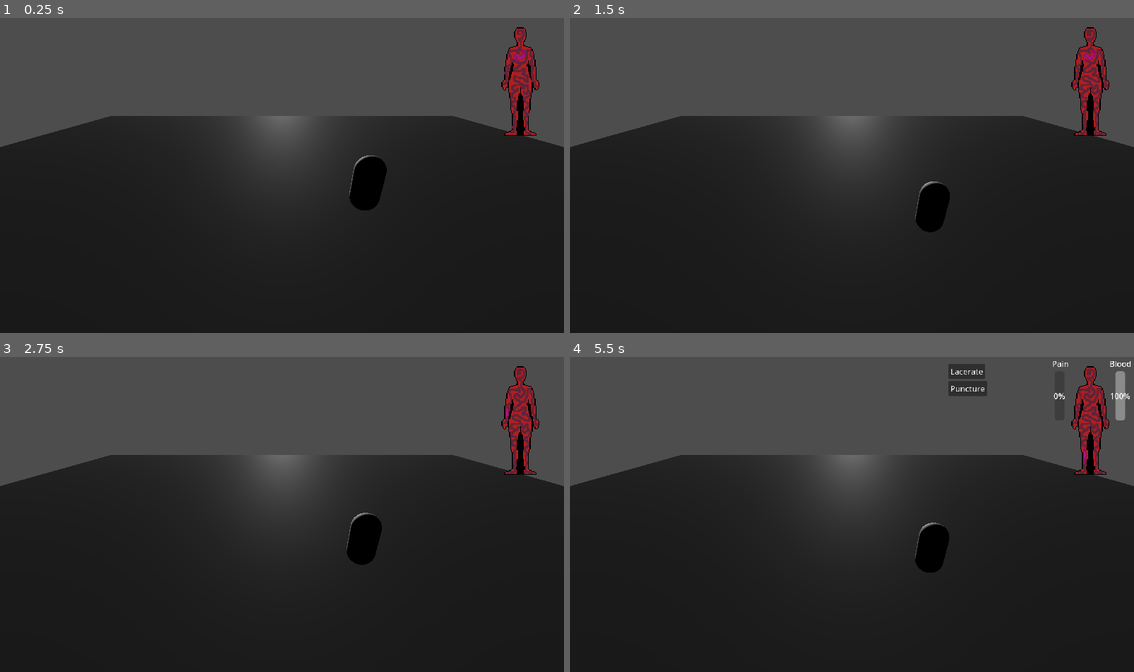
Above: before the commit, frames 1-4 (two rows, left to right).
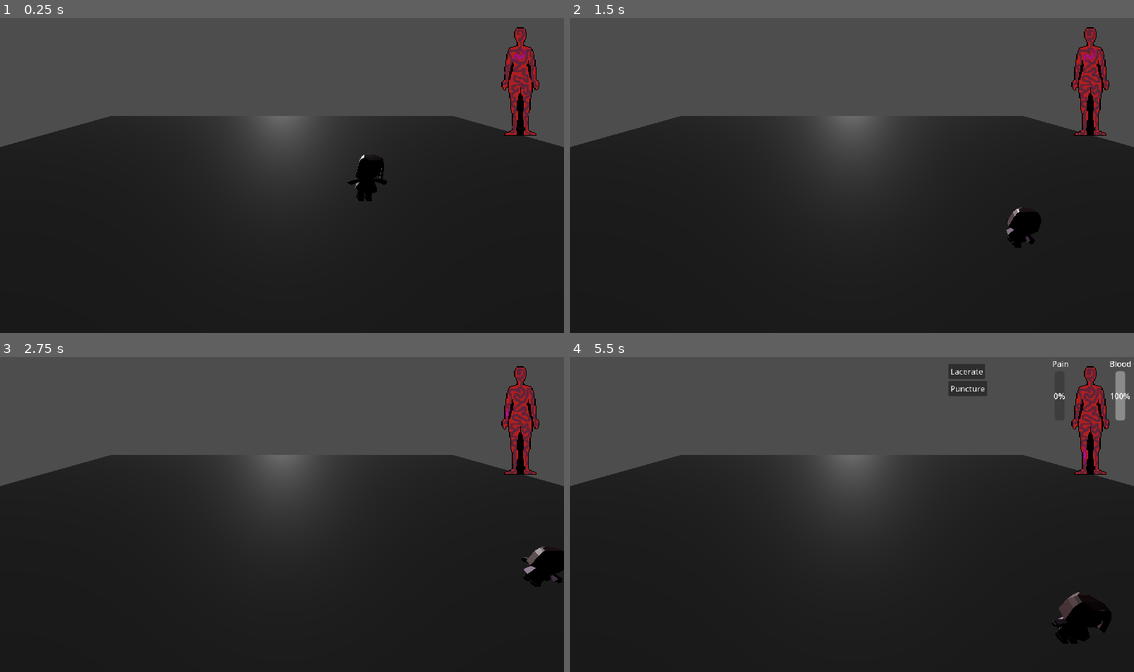
Above: after the commit, the same moments.

Repository: vekim00100/ARTG-170-Game-Jam-I
Game: Godot game, scene res://scenes/main.tscn
Two runs of this game, one before a commit and one after it. Both use one fixed random seed, a clock stepped at 60 frames per second and the inputs below.
Inputs (mouse positions are in pixels of both pictures, inside the frame that each line leads up to):
- Up to frame 1 (0.25 s): no input
- Up to frame 2 (1.5 s): tap Enter (ui_accept) at 0.5, 0.6, 0.77, 1.07 s; move the mouse to (976, 159) at 0.52 s; hold D (Move_Right) 0.53-1.25 s; click (976, 159) at 0.67 s; drag from (739, 191) to (823, 238) at 1.27 s
- Up to frame 3 (2.75 s): move the mouse to (338, 445) at 2.02 s; hold D (Move_Right) from 2.03 s (still down); tap Keypad 4 (Parasite_Arm_R) at 2.1 s; tap Enter (ui_accept) at 2.3 s
- Up to frame 4 (5.5 s): release D (Move_Right) at 2.75 s; drag from (823, 577) to (682, 467) at 2.77 s; tap Enter (ui_accept) at 3.5, 3.77, 3.8, 4.07, 5.3 s; move the mouse to (1021, 561) at 3.52 s; hold A (Move_Left) 3.53-4.25 s; tap Keypad 8 (Parasite_Head) at 3.6 s; tap F3 (Debug_Overlay) at 4.15 s; drag from (682, 467) to (767, 435) at 4.27 s; move the mouse to (880, 514) at 5.02 s; hold S (Move_Down) from 5.03 s (still down); tap Keypad 1 (Parasite_Leg_R) at 5.1 s; click (880, 514) at 5.17 s

The runs differ from the first frame. In frame 1, 0.4% of the frame differs, in the area x 61-69%, y 43-62%; in frame 2, 1.3%; in frame 3, 1.4%; in frame 4, 1.7%, in the area x 61-96%, y 52-92%.

Commit message:
Player model implementation + rotation.

Diff:
--- a/project.godot
+++ b/project.godot
@@ -25,25 +25,21 @@
 Move_Up={
 "deadzone": 0.2,
 "events": [Object(InputEventKey,"resource_local_to_scene":false,"resource_name":"","device":-1,"window_id":0,"alt_press …(192 unchanged characters)…
-, Object(InputEventKey,"resource_local_to_scene":false,"resource_name":"","device":-1,"window_id":0,"alt_pressed":false,"shift_pressed":false,"ctrl_pressed":false,"meta_pressed":false,"pressed":false,"keycode":0,"physical_keycode":4194320,"key_label":0,"unicode":0,"location":0,"echo":false,"script":null)
 ]
 }
 Move_Right={
 "deadzone": 0.2,
 "events": [Object(InputEventKey,"resource_local_to_scene":false,"resource_name":"","device":-1,"window_id":0,"alt_press …(192 unchanged characters)…
-, Object(InputEventKey,"resource_local_to_scene":false,"resource_name":"","device":-1,"window_id":0,"alt_pressed":false,"shift_pressed":false,"ctrl_pressed":false,"meta_pressed":false,"pressed":false,"keycode":0,"physical_keycode":4194321,"key_label":0,"unicode":0,"location":0,"echo":false,"script":null)
 ]
 }
 Move_Down={
 "deadzone": 0.2,
 "events": [Object(InputEventKey,"resource_local_to_scene":false,"resource_name":"","device":-1,"window_id":0,"alt_press …(192 unchanged characters)…
-, Object(InputEventKey,"resource_local_to_scene":false,"resource_name":"","device":-1,"window_id":0,"alt_pressed":false,"shift_pressed":false,"ctrl_pressed":false,"meta_pressed":false,"pressed":false,"keycode":0,"physical_keycode":4194322,"key_label":0,"unicode":0,"location":0,"echo":false,"script":null)
 ]
 }
 Move_Left={
 "deadzone": 0.2,
 "events": [Object(InputEventKey,"resource_local_to_scene":false,"resource_name":"","device":-1,"window_id":0,"alt_press …(191 unchanged characters)…
-, Object(InputEventKey,"resource_local_to_scene":false,"resource_name":"","device":-1,"window_id":0,"alt_pressed":false,"shift_pressed":false,"ctrl_pressed":false,"meta_pressed":false,"pressed":false,"keycode":0,"physical_keycode":4194319,"key_label":0,"unicode":0,"location":0,"echo":false,"script":null)
 ]
 }
 Parasite_Chest={
--- a/scenes/debug/debug_player.tscn
+++ b/scenes/debug/debug_player.tscn
@@ -1,16 +1,18 @@
 [gd_scene load_steps=4 format=3 uid="uid://dnn8wposvayv8"]
 
 [ext_resource type="Script" uid="uid://qcu3i2mtjen2" path="res://scripts/player/debug_player.gd" id="1_6osva"]
+[ext_resource type="PackedScene" uid="uid://kxp5crpsemhb" path="res://assets/models/janedoe.glb" id="2_gj6b8"]
 
 [sub_resource type="CapsuleShape3D" id="CapsuleShape3D_gj6b8"]
-
-[sub_resource type="CapsuleMesh" id="CapsuleMesh_jelsq"]
+radius = 0.38085938
+height = 1.5992432
 
 [node name="Debug Player" type="CharacterBody3D"]
 script = ExtResource("1_6osva")
 
+[node name="janedoe" parent="." instance=ExtResource("2_gj6b8")]
+transform = Transform3D(1, 0, 0, 0, 1, 0, 0, 0, 1, 0, -1.1443077, 0)
+
 [node name="CollisionShape3D" type="CollisionShape3D" parent="."]
+transform = Transform3D(1, 0, 0, 0, 1, 0, 0, 0, 1, 0, 0.20037842, 0)
 shape = SubResource("CapsuleShape3D_gj6b8")
-
-[node name="MeshInstance3D" type="MeshInstance3D" parent="."]
-mesh = SubResource("CapsuleMesh_jelsq")
--- /dev/null
+++ b/scenes/janedoe.tscn
@@ -0,0 +1,5 @@
+[gd_scene load_steps=2 format=3 uid="uid://cg1aht11jyrpl"]
+
+[ext_resource type="PackedScene" uid="uid://kxp5crpsemhb" path="res://assets/models/janedoe.glb" id="1_hh6mh"]
+
+[node name="janedoe" instance=ExtResource("1_hh6mh")]
--- a/scripts/player/debug_player.gd
+++ b/scripts/player/debug_player.gd
@@ -2,6 +2,8 @@
 extends CharacterBody3D
 
 signal playerDeath
+
+@onready var player_model = $janedoe
 
 # Player health variables:
 var blood_level = 100.0
@@ -22,12 +24,13 @@
 		velocity += get_gravity() * delta
 
 	# Handle jump.
-	if Input.is_action_just_pressed("ui_accept") and is_on_floor():
-		velocity.y = JUMP_VELOCITY
+	#if Input.is_action_just_pressed("ui_accept") and is_on_floor():
+	#	velocity.y = JUMP_VELOCITY
+
 
 	# Get the input direction and handle the movement/deceleration.
 	# As good practice, you should replace UI actions with custom gameplay actions.
-	var input_dir := Input.get_vector("ui_left", "ui_right", "ui_up", "ui_down")
+	var input_dir := Input.get_vector("Move_Left", "Move_Right", "Move_Up", "Move_Down")
 	var direction := (transform.basis * Vector3(input_dir.x, 0, input_dir.y)).normalized()
 	if direction:
 		velocity.x = direction.x * SPEED
@@ -35,7 +38,8 @@
 	else:
 		velocity.x = move_toward(velocity.x, 0, SPEED)
 		velocity.z = move_toward(velocity.z, 0, SPEED)
-
+	if velocity:
+		player_model.rotation.y = atan2(velocity.x, velocity.z)
 	move_and_slide()
 
 func _process(_delta: float) -> void:
Binary file added: assets/models/janedoe.glb
Not shown, added: assets/models/janedoe.glb.import
Binary file added: assets/models/janedoe_Cube Base Color.png
Not shown, added: assets/models/janedoe_Cube Base Color.png.import
